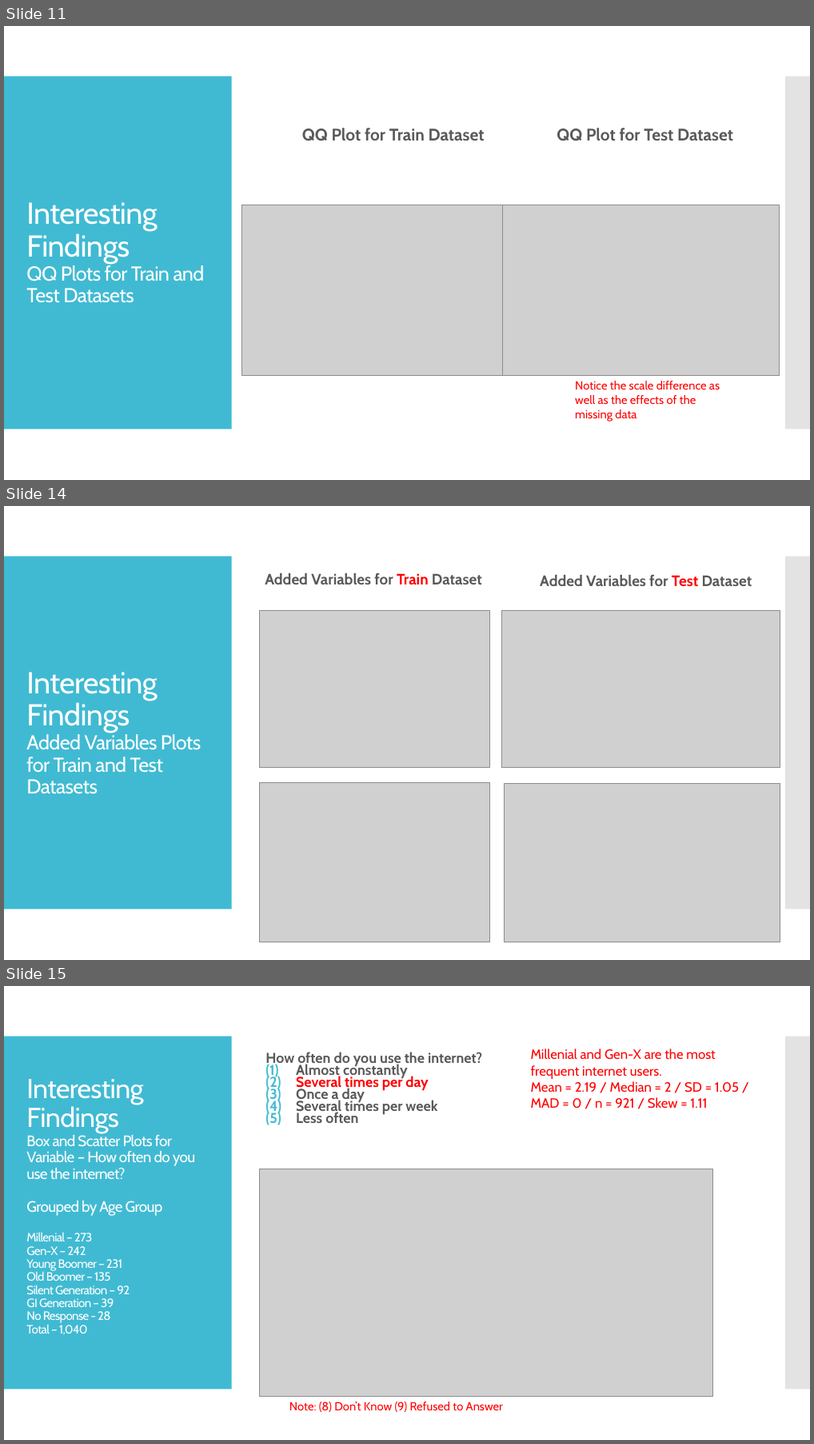
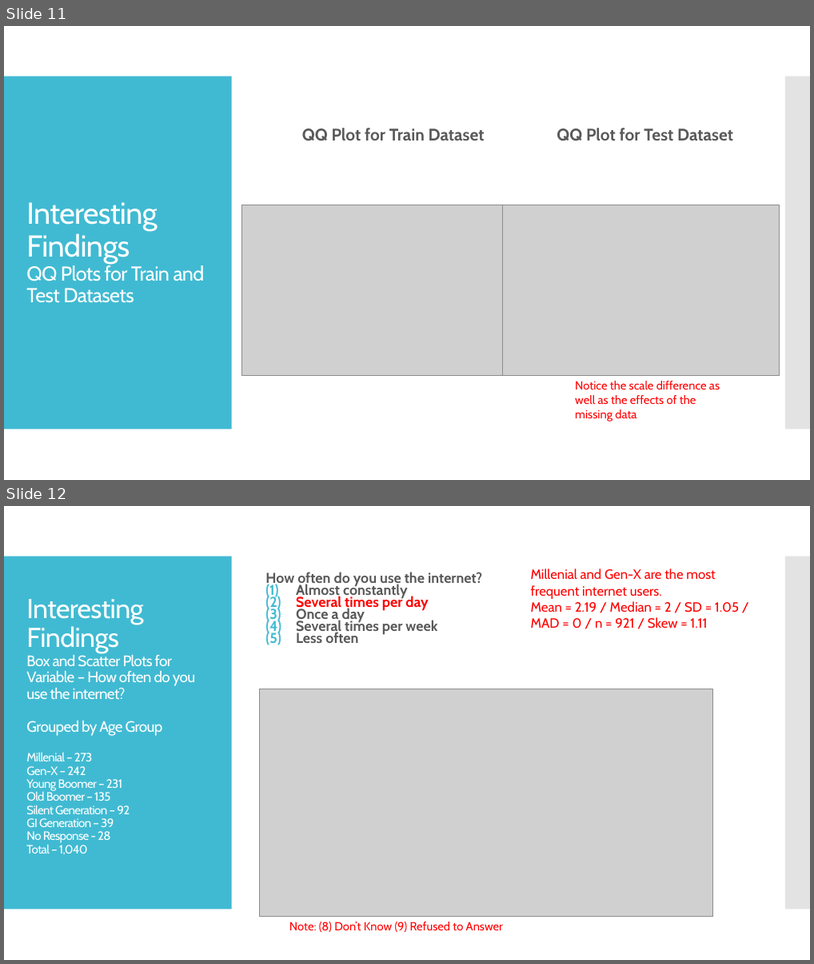
Before and after one commit to austintoller/Final-Capstone-Project, a slide deck: Capstone_Final_Report_Cybersecurity.pptx. Shown one above the other, each under a label of ours: slides 11, 14 and 15 before the commit, slides 11 and 12 after it; the slides between them are not shown. The pictures are 814x1444 and 814x964 pixels, drawn with LibreOffice and Linux fonts; fonts in the diff are those of the drawing; grey boxes stand for pictures. Boxes give left, top, right and bottom in pixels: in the first picture for what was removed or moved away, otherwise in the second. Text is boxed around its words. In the diff, an @@ line names an element or a change of style, - is before the commit and + after.

```diff
--- a/Capstone_Final_Report_Cybersecurity.pptx
+++ b/Capstone_Final_Report_Cybersecurity.pptx
@@ slide 14 removed at box(4, 506, 810, 960), background #FFFFFF; not listed: 2 template elements that a slide beside it also shows @@
@@ text removed at box(265, 573, 482, 585) @@
-Added Variables for Train Dataset
@@ text removed at box(540, 575, 753, 587) @@
-Added Variables for Test Dataset
@@ picture removed at box(260, 611, 490, 768) @@
@@ picture removed at box(502, 611, 781, 768) @@
@@ title removed at box(26, 672, 201, 794) @@
-Interesting Findings
-Added Variables Plots for Train and Test Datasets
@@ picture removed at box(260, 783, 490, 941) @@
@@ picture removed at box(504, 783, 781, 941) @@
@@ what was slide 15 is now slide 12 @@
```
Also in this commit, not shown: 1 slide changed, 9 other slides removed, 2 other files.
